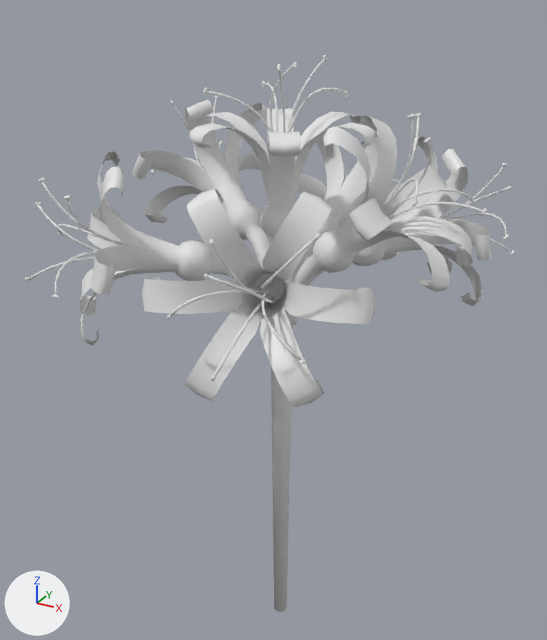
Before and after pictures for a commit that changed the Blender file assets/models/plants/SpiderliliFlower/Spidelilie.blend.
Rendered twice from a camera (50 mm lens) standing at (0.975, -1.825, 2.094) and looking at (-0.057, 0.052, 1.156). Arrows for +X, +Y and +Z are at lower left; the lights stay in place. The picture after the commit comes second.
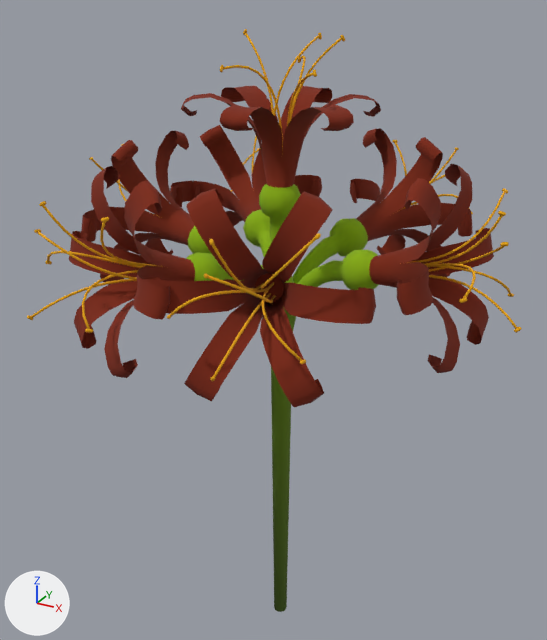
Where the newer file only moved an object's origin or applied its transform, the numbers keep the older frame.

Pixel boxes (x1, y1, x2, y2) of what changed, in the pictures (547 x 640 px):
'Flower', added (red): after (27, 29, 521, 407)
'Cylinder.013', deleted: before (142, 188, 376, 407)
'Cylinder.016', deleted: before (291, 115, 473, 324)
'Cylinder.007', deleted: before (133, 99, 270, 265)
'Cylinder.010', deleted: before (80, 151, 242, 346)
'Cylinder.001', deleted: before (189, 108, 377, 241)
'Cylinder.019', deleted: before (308, 137, 492, 306)
'Cylinder.003', recoloured (white to green): (271, 306, 294, 612) in both
'Cylinder.002', deleted: before (292, 127, 426, 281)
'Cylinder.014', deleted: before (167, 233, 321, 381)
'Cylinder.017', deleted: before (379, 113, 487, 220)
'Cylinder.006', deleted: before (202, 55, 349, 133)
'Cylinder.011', deleted: before (25, 178, 147, 299)
'Cylinder.020', deleted: before (439, 163, 515, 255)
'Cylinder.015', deleted: before (255, 273, 284, 301)
'Cylinder.008', deleted: before (151, 96, 227, 183)
'Cylinder.004', deleted (mostly hidden): before (343, 163, 399, 203)

Edits to the bpy script that builds the scene:
```text
Change me_cylinder_024:
    where me_cylinder_024.from_pydata(...)  # 96 vertices, 86 faces; spans x -1.1..1.1, y -1.1..1.1, z 0.0..18.1
    add me_cylinder_024.materials.append(mat_material)  # picture img_stem
Remove ob_cylinder_001:
    ob_cylinder_001 = bpy.data.objects.new('Cylinder.001', me_cylinder_003)
Remove ob_cylinder_006:
    ob_cylinder_006 = bpy.data.objects.new('Cylinder.006', me_cylinder_020)
Remove ob_cylinder_002:
    ob_cylinder_002 = bpy.data.objects.new('Cylinder.002', me_cylinder_025)
Remove ob_cylinder_004:
    ob_cylinder_004 = bpy.data.objects.new('Cylinder.004', me_cylinder_026)
Remove ob_cylinder_007:
    ob_cylinder_007 = bpy.data.objects.new('Cylinder.007', me_cylinder_031)
Remove ob_cylinder_008:
    ob_cylinder_008 = bpy.data.objects.new('Cylinder.008', me_cylinder_032)
Remove ob_cylinder_010:
    ob_cylinder_010 = bpy.data.objects.new('Cylinder.010', me_cylinder_034)
Remove ob_cylinder_011:
    ob_cylinder_011 = bpy.data.objects.new('Cylinder.011', me_cylinder_035)
Remove ob_cylinder_013:
    ob_cylinder_013 = bpy.data.objects.new('Cylinder.013', me_cylinder_037)
Remove ob_cylinder_014:
    ob_cylinder_014 = bpy.data.objects.new('Cylinder.014', me_cylinder_038)
Remove ob_cylinder_015:
    ob_cylinder_015 = bpy.data.objects.new('Cylinder.015', me_cylinder_039)
Remove ob_cylinder_016:
    ob_cylinder_016 = bpy.data.objects.new('Cylinder.016', me_cylinder_040)
Remove ob_cylinder_017:
    ob_cylinder_017 = bpy.data.objects.new('Cylinder.017', me_cylinder_041)
Remove ob_cylinder_019:
    ob_cylinder_019 = bpy.data.objects.new('Cylinder.019', me_cylinder_043)
Remove ob_cylinder_020:
    ob_cylinder_020 = bpy.data.objects.new('Cylinder.020', me_cylinder_044)
Add ob_flower:
    ob_flower = bpy.data.objects.new('Flower', me_cylinder_001)  # 9408 vertices, 8372 faces; spans x -0.73..0.714, y -0.684..0.671, z 1.218..1.992; in mat_material_001 (picture img_flower)
    ob_flower.location = (0.0, 0.0, 0.0)
    ob_flower.rotation_euler = (0.0, 0.0, 1.099)  # degrees (0, 0, 63)
```
